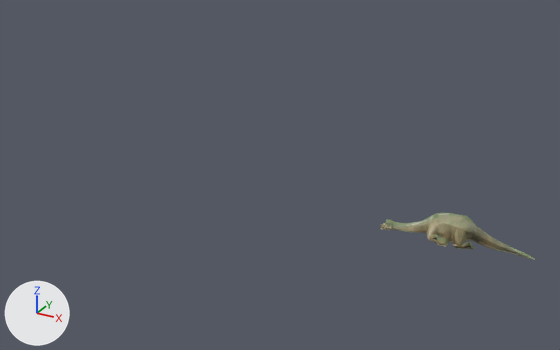
The glTF model public/dinos/diplodocus.glb: old version first, new version second.
The view is the same before and after, from a 50 mm camera at (2.23, -8.61, 4.65) aimed at (-2.67, 0.28, 0.21). The axes (+X, +Y, +Z) are drawn at lower left. The lights are the same throughout. The older version comes first. Where no turn or scale is listed for an object, it has been applied to the vertices. Vertices at exactly the same position are counted once.

Objects in the first picture: 'tmp4eghxxzp.ply'.
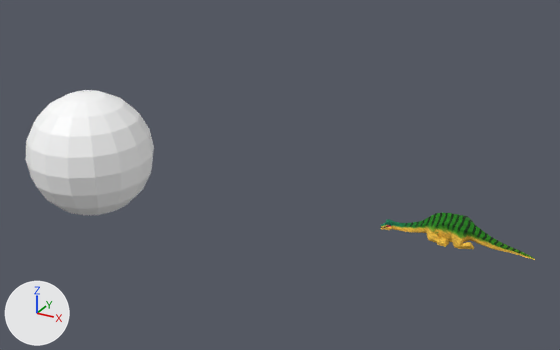
Commit message: Diplodocus géant obligatoire : la route passe sur son dos

The change, as a diff of the scene's bpy script:
```diff
--- a/public/dinos/diplodocus.glb.py
+++ b/public/dinos/diplodocus.glb.py
@@ img_peau_diplodocus @@
+img_peau_diplodocus = load_image('peau_diplodocus', '_unpacked/peau_diplodocus', 1024, 1024, 'sRGB')
@@ mat_peau @@
+mat_peau = principled_material('peau')
+mat_peau.texture = img_peau_diplodocus
+mat_peau.roughness = 1.0
@@ mat_oeil @@
+mat_oeil = bpy.data.materials.new('oeil')
+mat_oeil.use_nodes = True; mat_oeil.node_tree.nodes.clear()
+_N = mat_oeil.node_tree.nodes; _L = mat_oeil.node_tree.links
+n0 = _N.new('ShaderNodeBsdfPrincipled'); n0.name = 'Principled BSDF'
+n1 = _N.new('ShaderNodeOutputMaterial'); n1.name = 'Material Output'
+n2 = _N.new('ShaderNodeVertexColor'); n2.name = 'Color Attribute'
+_L.new(n0.outputs[0], n1.inputs[0])  # 'BSDF' to 'Surface'
+_L.new(n2.outputs[0], n0.inputs[0])  # 'Color' to 'Base Color'
@@ me_tmp4eghxxzp_ply @@
 me_tmp4eghxxzp_ply.from_pydata(...)  # 4173 vertices, 7877 faces; spans x -0.95..0.99, y -0.26..0.29, z -0.01..0.34
 # used by ob_tmp4eghxxzp_ply; location = (0.0, 0.0, 0.0)
-me_tmp4eghxxzp_ply.materials.append(mat_tete)  # picture img_texture_tete
+# me_tmp4eghxxzp_ply part 1: texture (UV) coordinates of 7877 of 7877 faces, centred in x -0.95..0.99, y -0.25..0.29, z -0.01..0.34, changed; they spanned u 0.0..1.0, v 0.0..0.98 and now span u 0.0..1.0, v 0.0..1.0
+me_tmp4eghxxzp_ply.materials.append(mat_peau)  # picture img_peau_diplodocus
@@ me_oeil @@
+me_oeil.from_pydata(...)  # a UV sphere (16 segments, 10 rings, poles along z) spanning x -1.0..1.0, y -1.0..1.0, z -1.0..1.0; a UV sphere (14 segments, 9 rings, poles along z) spanning x -1.02..-0.22, y -0.61..0.61, z -0.61..0.71; an icosphere of 80 faces spanning x -1.03..-0.83, y 0.01..0.35, z 0.11..0.45
+me_oeil.materials.append(mat_oeil)
@@ ob_oeil @@
+ob_oeil = bpy.data.objects.new('oeil', me_oeil)
+ob_oeil.location = (-5.947, 0.0, 0.0)
```

Boxes (x1, y1, x2, y2) around the edits, measured in the pictures (560 x 350 px):
'oeil', added: after (25, 90, 154, 215)
'tmp4eghxxzp.ply', recoloured, surface changed: (381, 213, 535, 260) in both
